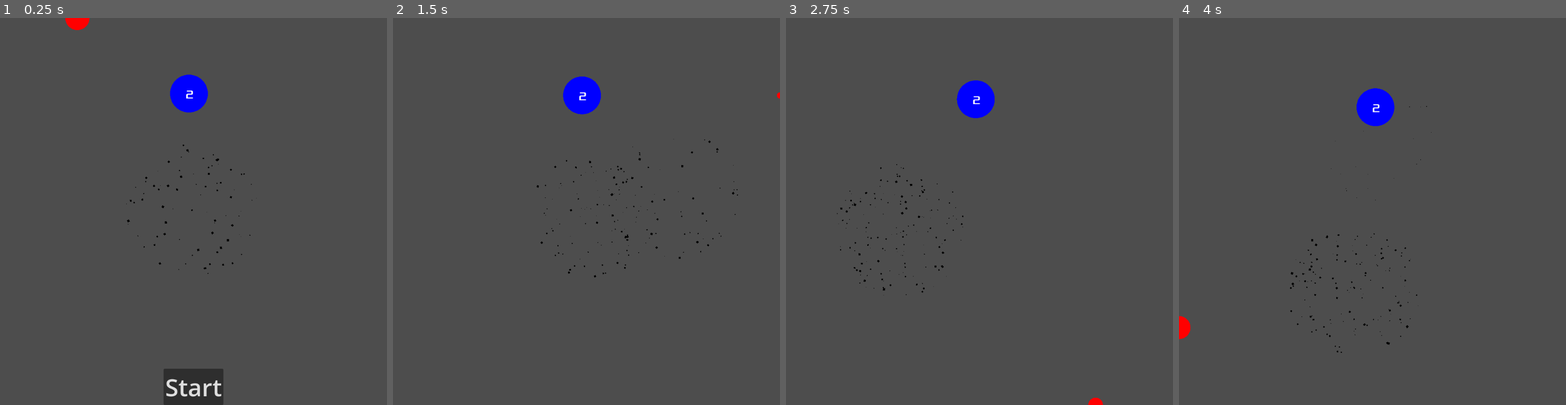
Above: before the commit, frames 1-4 (left to right).
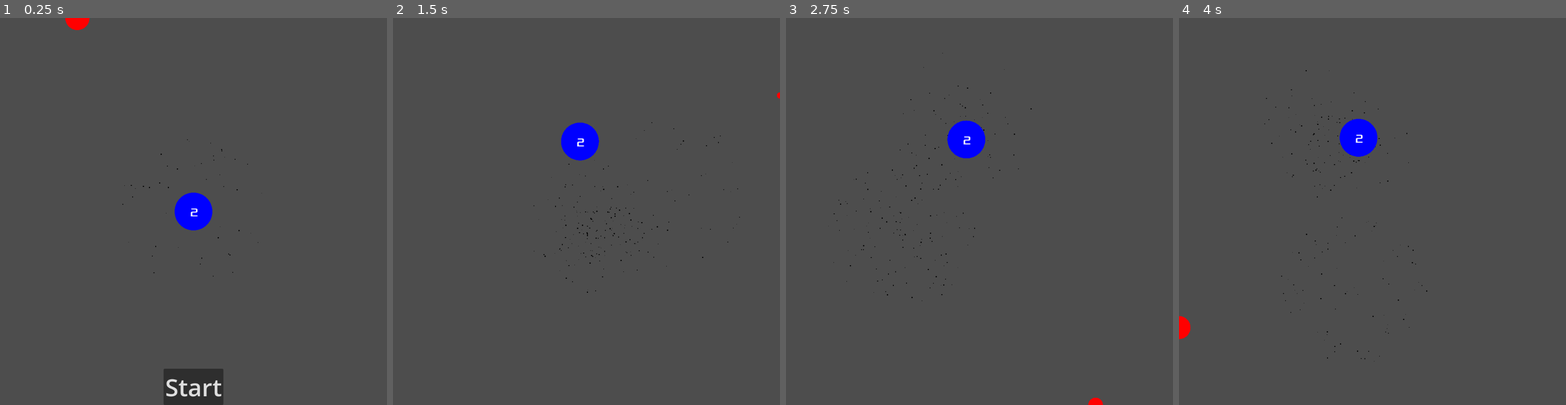
Above: after the commit, the same moments.

Repository: nuts4nuts4nuts/flappyversary
Game: Godot game, scene res://scenes/main.tscn
Same seed, same stepped clock (60 frames per second), same inputs: the game is played once before the commit and once after it.
Inputs (mouse positions are in pixels of both pictures, inside the frame that each line leads up to):
- Up to frame 1 (0.25 s): no input
- Up to frame 2 (1.5 s): click "Start" at 0.5 s; tap Enter at 1.25 s; move the mouse to (671, 192) at 1.27 s; press the mouse at (671, 192) at 1.28 s; hold Up from 1.28 s (still down)
- Up to frame 3 (2.75 s): move the mouse to (902, 230) at 2.02 s; release Up at 2.03 s; release the mouse at (902, 230) at 2.03 s; hold Down from 2.03 s (still down); click (902, 230) at 2.1 s
- Up to frame 4 (4 s): move the mouse to (1411, 126) at 2.77 s; release Down at 2.78 s; press the mouse at (1411, 126) at 2.78 s; hold Up from 2.78 s (still down); move the mouse to (1353, 288) at 3.52 s; release the mouse at (1353, 288) at 3.53 s; click (1353, 288) at 3.6 s

The runs differ from the first frame. In frame 1, 1.7% of the frame differs, in the area x 31-67%, y 14-67%; in frame 2, 1.8%, in the area x 36-90%, y 15-71%; in frame 3, 1.8%; in frame 4, 1.7%.

Commit message:
Ball collision bug, engine speed debug control, and stuff

Diff:
--- a/scenes/gravity-well.tscn
+++ b/scenes/gravity-well.tscn
@@ -1,45 +1,23 @@
-[gd_scene load_steps=8 format=3 uid="uid://cndnlt3bclw7u"]
+[gd_scene load_steps=4 format=3 uid="uid://cndnlt3bclw7u"]
 
 [ext_resource type="Script" path="res://scripts/gravity-well.gd" id="1_32knt"]
 [ext_resource type="Texture2D" uid="uid://5qxfnkeuhmm3" path="res://assets/download-white-circle-png-31629716484axd08oupl9.png" id="2_o8ksl"]
 
-[sub_resource type="Curve" id="Curve_h4hpy"]
-min_value = -360.0
-max_value = 360.0
-_data = [Vector2(0, -360), 0.0, 0.0, 0, 0, Vector2(0.807692, 235.636), 1144.33, 1144.33, 0, 0, Vector2(1, 360), 0.0, 0.0, 0, 0]
-point_count = 3
-
-[sub_resource type="CurveTexture" id="CurveTexture_rsrix"]
-curve = SubResource("Curve_h4hpy")
-
-[sub_resource type="Curve" id="Curve_x2p6j"]
-_data = [Vector2(0, 0), 0.0, 0.0, 0, 0, Vector2(0.204142, 1), 0.0, 0.0, 0, 0, Vector2(0.721893, 0.554545), -2.1948, -2.1948, 0, 0, Vector2(1, 0.0636363), 0.0, 0.0, 0, 0]
-point_count = 4
-
-[sub_resource type="CurveTexture" id="CurveTexture_was50"]
-curve = SubResource("Curve_x2p6j")
-
 [sub_resource type="ParticleProcessMaterial" id="ParticleProcessMaterial_mnacg"]
 emission_shape = 2
-emission_sphere_radius = 180.0
+emission_sphere_radius = 200.0
 particle_flag_disable_z = true
-direction = Vector3(0, 0, 0)
-spread = 180.0
+direction = Vector3(1, 1, 0)
 gravity = Vector3(0, 0, 0)
-orbit_velocity_min = 0.06
+orbit_velocity_min = 0.04
 orbit_velocity_max = 0.08
-radial_accel_min = -800.0
-radial_accel_max = -750.0
+radial_accel_min = -100.0
+radial_accel_max = -100.0
 damping_min = 21.55
 damping_max = 40.88
-angle_max = 199.1
-angle_curve = SubResource("CurveTexture_rsrix")
-scale_min = 1.5
-scale_max = 6.0
-scale_curve = SubResource("CurveTexture_was50")
+scale_max = 3.0
 color = Color(0, 0, 0, 1)
-turbulence_noise_strength = 5.75
-turbulence_noise_speed_random = 6.35
+turbulence_noise_strength = 12.71
 
 [node name="Gravity Well" type="Node2D"]
 script = ExtResource("1_32knt")
@@ -52,4 +30,5 @@
 [node name="GPUParticles2D" type="GPUParticles2D" parent="."]
 amount = 200
 process_material = SubResource("ParticleProcessMaterial_mnacg")
-lifetime = 0.5
+lifetime = 3.0
+speed_scale = 3.0
--- a/scenes/main.tscn
+++ b/scenes/main.tscn
@@ -20,7 +20,7 @@
 wait_time = 3.6
 
 [node name="target_ball" parent="." node_paths=PackedStringArray("gravity_well") instance=ExtResource("4_laj0n")]
-position = Vector2(500, 200)
+position = Vector2(512, 512)
 gravity_well = NodePath("../gravity_well")
 
 [node name="HUD" parent="." instance=ExtResource("5_uep46")]
@@ -28,8 +28,8 @@
 [node name="danger_hud" type="Label" parent="HUD"]
 offset_left = 244.0
 offset_top = 94.0
-offset_right = 296.0
-offset_bottom = 131.0
+offset_right = 315.0
+offset_bottom = 134.0
 theme_override_colors/font_color = Color(0.807843, 0, 0, 1)
 theme_override_fonts/font = ExtResource("6_ld0xx")
 theme_override_font_sizes/font_size = 30
@@ -53,4 +53,3 @@
 
 [connection signal="timeout" from="SpawnTimer" to="." method="_on_spawn_timer_timeout"]
 [connection signal="dead" from="target_ball" to="." method="end_game"]
-[connection signal="update_text" from="target_ball" to="." method="_on_target_ball_update_text"]
--- a/scripts/ball.gd
+++ b/scripts/ball.gd
@@ -60,7 +60,7 @@
 	return true
 
 
-func _physics_process(delta):
+func _physics_process(_delta):
 	if(gravity_well != null):
 		var me_to_well = gravity_well.global_position - avg_global_position()
 		var distance = me_to_well.length()
@@ -73,19 +73,17 @@
 
 
 func _on_body_entered(body):
-	var my_velocity = linear_velocity
-	var their_velocity = body.linear_velocity
-
 	if !body.is_target and name < body.name:
+		get_parent().steals += 1
+		print("collision" + str(get_parent().steals))
 		call_deferred("steal_children", body)
 
 
 func steal_children(other):
-	print(name + " stealing")
+	print("steal" + str(get_parent().steals))
 	ball_value += other.ball_value
 	var children = other.get_children()
 	for child in children:
-		print(child.name)
 		if "Visuals" in child.name:
 			merged.connect(child.get_node("Value")._on_ball_merged)
 		child.reparent(self)
--- a/scripts/danger_hud.gd
+++ b/scripts/danger_hud.gd
@@ -7,7 +7,7 @@
 
 
 # Called every frame. 'delta' is the elapsed time since the previous frame.
-func _process(delta):
+func _process(_delta):
 	if(target_ball != null):
 		update_value()
 
--- a/scripts/main.gd
+++ b/scripts/main.gd
@@ -7,6 +7,8 @@
 var spawn_pos_ratio : float
 
 var game_running = false
+
+var steals = 0
 
 # Called when the node enters the scene tree for the first time.
 func _ready():
@@ -25,11 +27,21 @@
 	draw_incoming_ball_indicator(ball_spawn_pos(get_viewport_rect(), spawn_pos_ratio), $SpawnTimer.time_left)
 
 
-func _unhandled_key_input(event):
-	if event.is_pressed():
+func _unhandled_key_input(event: InputEvent):
+	# DEBUG STUFF
+	if Engine.is_editor_hint() and event.is_pressed():
+		# spawn balls with 1 through 9
 		var key_number = int(event.key_label) - 48
 		if key_number >= 0 and key_number < 10:
 			spawn_ball(get_global_mouse_position(), Vector2.ZERO, key_number)
+
+		# change engine speed with up and down arrow
+		if event.keycode == Key.KEY_UP:
+			Engine.time_scale += 0.25
+			print("Engine timescale: " + str(Engine.time_scale))
+		elif event.keycode == Key.KEY_DOWN:
+			Engine.time_scale -= 0.25
+			print("Engine timescale: " + str(Engine.time_scale))
 
 
 func start_game():
--- a/scripts/scoring_hud.gd
+++ b/scripts/scoring_hud.gd
@@ -10,7 +10,7 @@
 
 
 # Called every frame. 'delta' is the elapsed time since the previous frame.
-func _process(delta):
+func _process(_delta):
 	if(target_ball != null):
 		update_value()
 	pass
--- a/scripts/target-ball.gd
+++ b/scripts/target-ball.gd
@@ -10,7 +10,7 @@
 @export var death_time: float = 5
 @export var base_ball_value: int = 2
 @export var base_cashing_bonus: int = 1
-@export var start_pos: Vector2 = Vector2(500, 200)
+@export var start_pos: Vector2 = Vector2(0.5, 0.33)
 @export var base_well_force = 300
 @export var minimum_mass = 0.5
 var initial_mass = mass
@@ -27,7 +27,7 @@
 
 
 func start():
-	position = start_pos
+	position = get_viewport_rect().size * start_pos
 	freeze = false
 	ball_value = base_ball_value
 	for ball in merged_balls:
@@ -40,7 +40,7 @@
 
 func end():
 	freeze = true
-	position = Vector2(500, 500)
+	position = get_viewport_rect().get_center()
 
 
 func steal_children(other):
@@ -60,7 +60,6 @@
 	elif cashing_in:
 		cashing_bonus += 1
 		var timer = get_node("Timer")
-		var time_remaining = timer.get_time_left()
 		timer.stop()
 		timer.start(timer.wait_time)
 		print(timer.get_time_left())
@@ -136,7 +135,7 @@
 	color = color_normal
 
 
-func _physics_process(delta):
+func _physics_process(_delta):
 	if(gravity_well != null && !cashing_in):
 		var me_to_well = gravity_well.global_position - avg_global_position()
 		var distance = me_to_well.length_squared()
Not shown, changed: README.org
